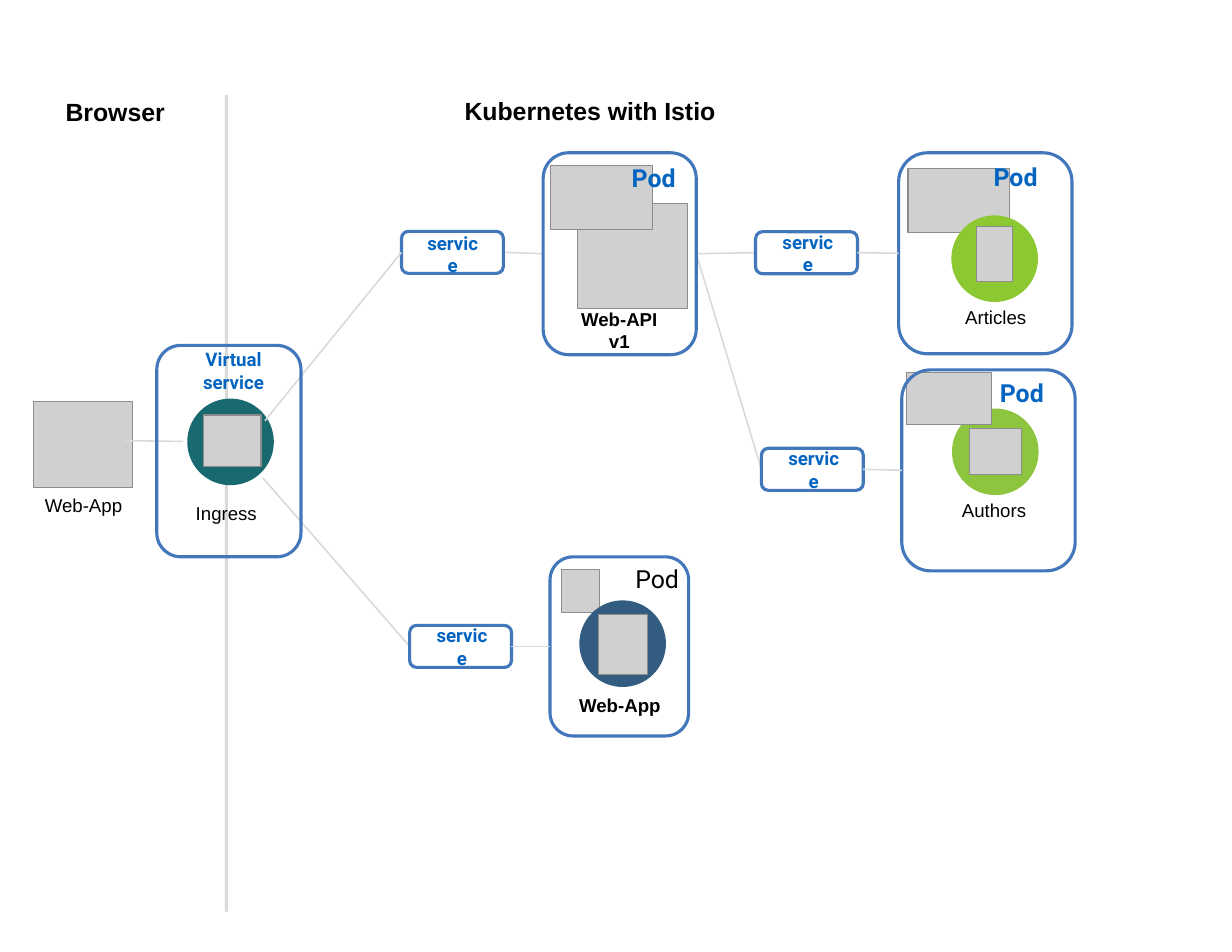
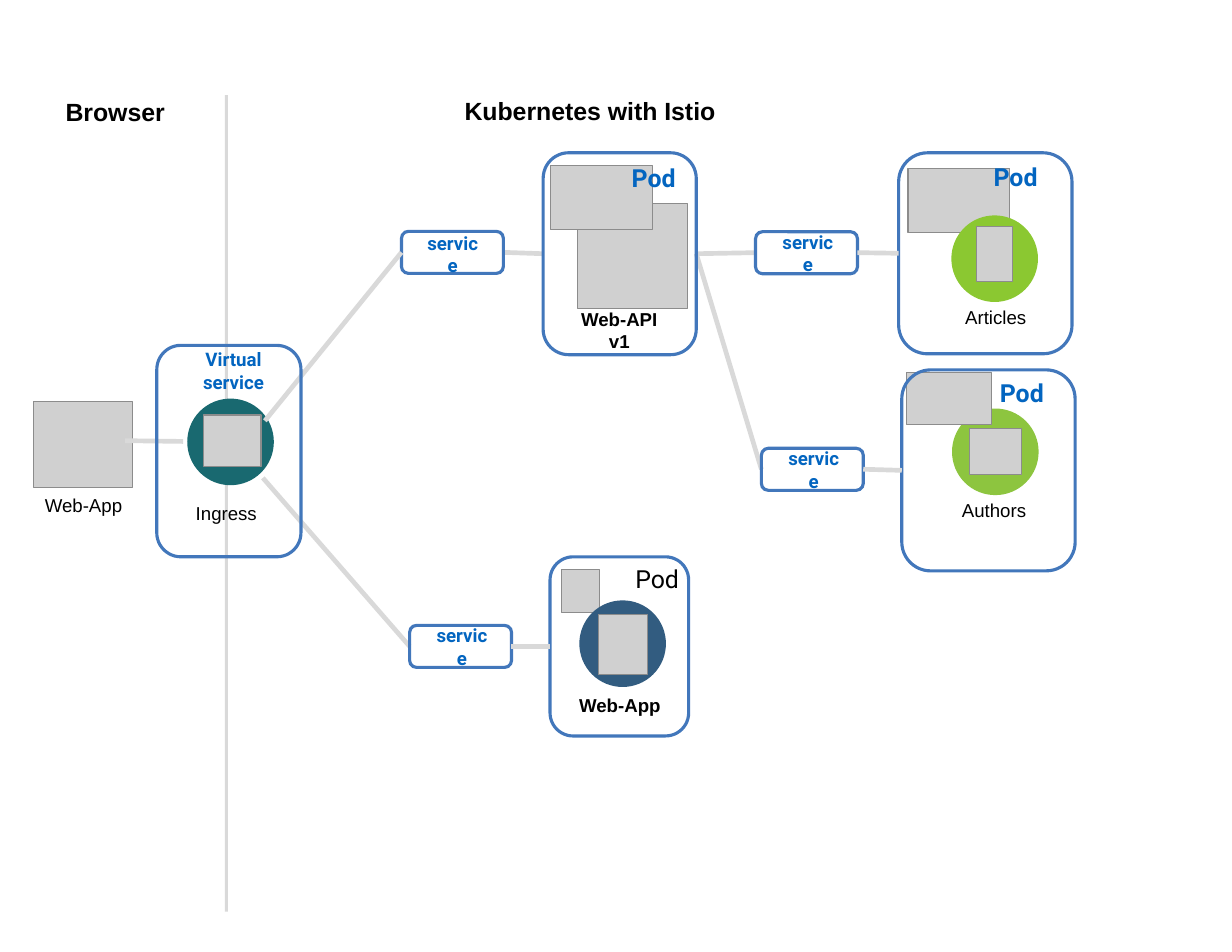
Before and after one commit to IBM/cloud-native-starter, a slide deck: slide 5 of workshop/images/architecture.pptx (slide 4 before the commit). Drawn at 1232x952 pixels with LibreOffice and Linux fonts; fonts in the diff are those of the drawing; grey boxes stand for pictures. Boxes give left, top, right and bottom in pixels: in the first picture for what was removed or moved away, otherwise in the second. Text is boxed around its words. In the diff, an @@ line names an element or a change of style, - is before the commit and + after.

```diff
--- a/workshop/images/architecture.pptx
+++ b/workshop/images/architecture.pptx
@@ line (265, 421) - (401, 252): stroke #D9D9D9 1 pt to #D9D9D9 3 pt @@
@@ line (503, 252) - (543, 254): stroke #D9D9D9 1 pt to #D9D9D9 3 pt @@
@@ line (756, 253) - (697, 254): stroke #D9D9D9 1 pt to #D9D9D9 3 pt @@
@@ line (697, 254) - (762, 469): stroke #D9D9D9 1 pt to #D9D9D9 3 pt @@
@@ line (858, 253) - (898, 253): stroke #D9D9D9 1 pt to #D9D9D9 3 pt @@
@@ line (125, 440) - (184, 441): stroke #D9D9D9 1 pt to #D9D9D9 3 pt @@
@@ line (263, 478) - (410, 646): stroke #D9D9D9 1 pt to #D9D9D9 3 pt @@
@@ line (864, 469) - (902, 470): stroke #D9D9D9 1 pt to #D9D9D9 3 pt @@
@@ line (512, 646) - (550, 646): stroke #D9D9D9 1 pt to #D9D9D9 3 pt @@
```
Also in this commit, not shown: 2 other slides changed, 1 slide added, 16 other files.
